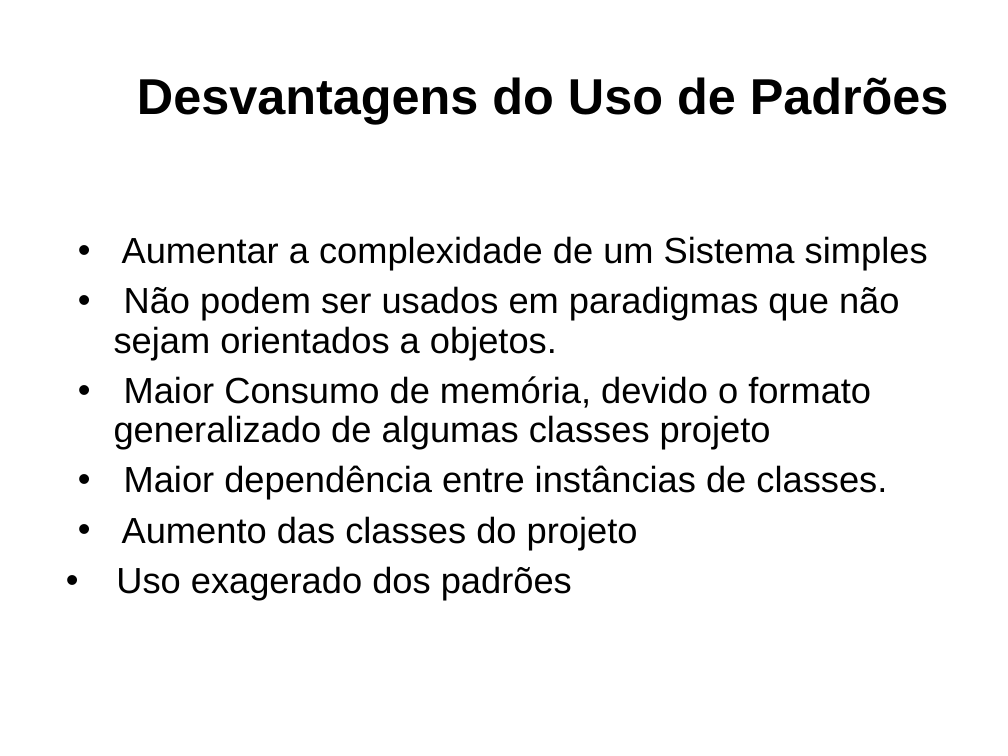
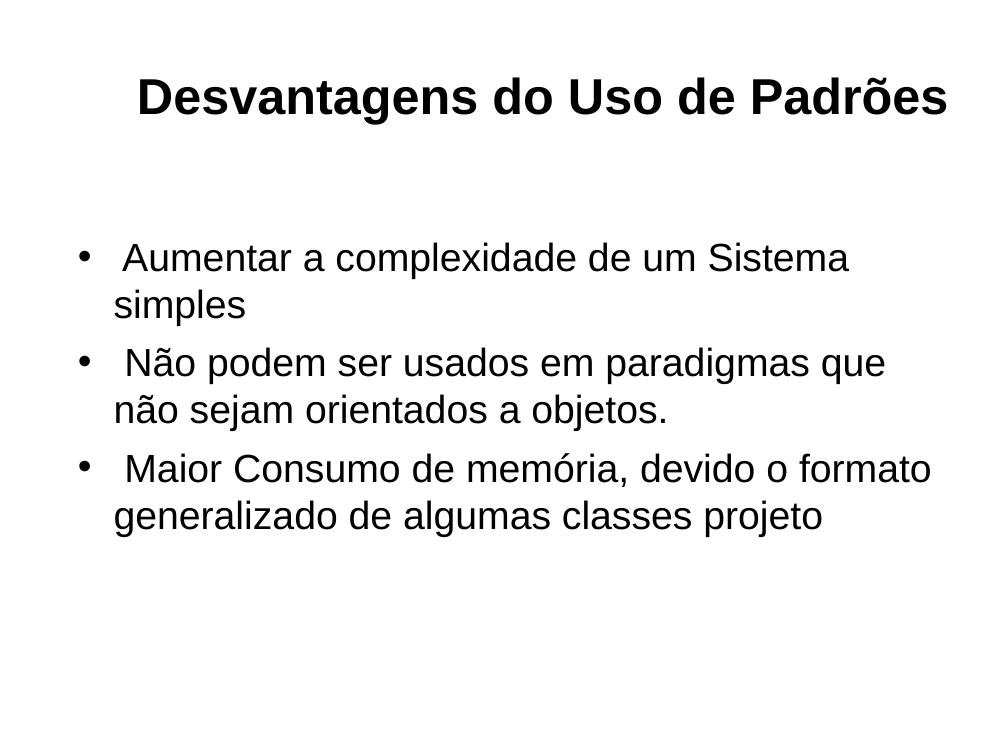
Before and after one commit to DudsNascimento/DuDente, a slide deck: slide 4 of Padroes de Software/Vantagens_Desvantagens.odp (slide 3 before the commit). Drawn at 1008x756 pixels with LibreOffice and Linux fonts; fonts in the diff are those of the drawing; background and template pictures are left out. Boxes give left, top, right and bottom in pixels: in the first picture for what was removed or moved away, otherwise in the second. Text is boxed around its words. In the diff, an @@ line names an element or a change of style, - is before the commit and + after.

```diff
--- a/Padroes de Software/Vantagens_Desvantagens.odp
+++ b/Padroes de Software/Vantagens_Desvantagens.odp
@@ text "Aumentar a complexidade de um ..." at box(114, 242, 932, 537): size 25.9 to 28 pt; line spacing 0.9 to 1 @@
@@ text at box(116, 465, 887, 600): paragraphs removed @@
-• Maior dependência entre instâncias de classes.
-• Aumento das classes do projeto
-• Uso exagerado dos padrões
```
Also in this commit, not shown: 2 other slides changed, 2 slides added, 1 slide removed.
